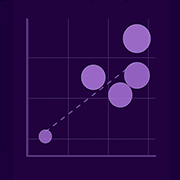
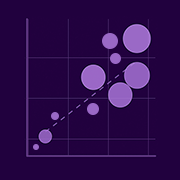
Layered file, before and after one edit (180px x 180px). Changes by layer:
added layer "Elipse 3" above "Elipse 2" over [33, 144, 39, 150]
added layer "Elipse 2" above "Elipse 1" over [110, 53, 121, 64]
added layer "Elipse 1" above "Capa 1" over [51, 103, 99, 120]
added layer "Capa 1" above "Elipse 4" over [0, 0, 180, 180]
added layer "Elipse 4" above "banner" over [102, 33, 118, 49]
